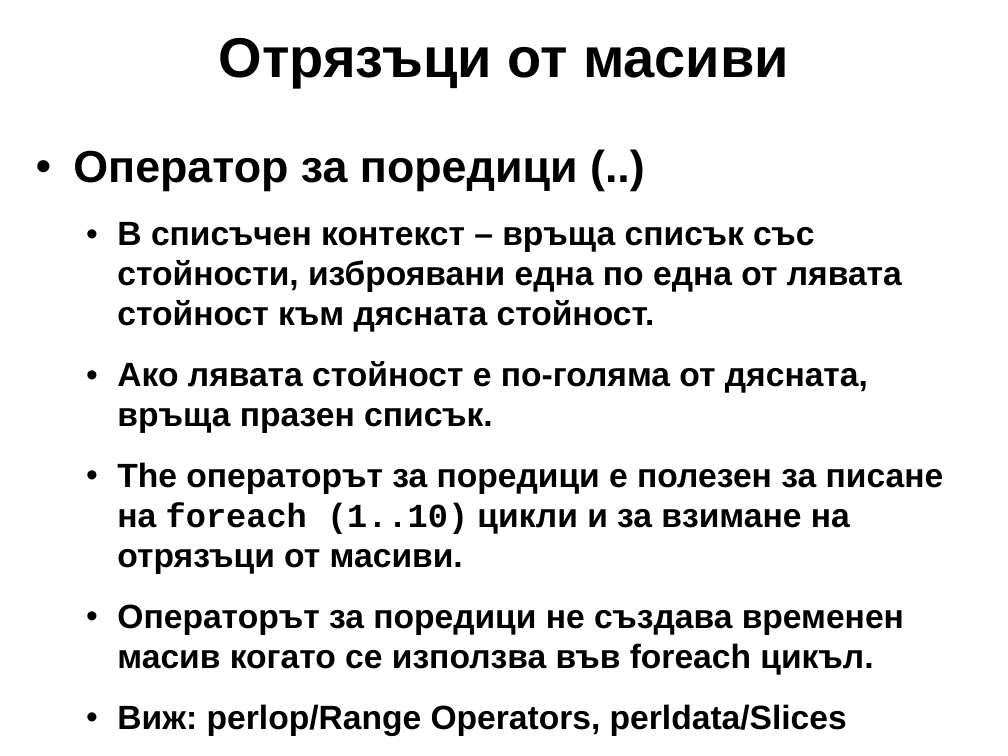
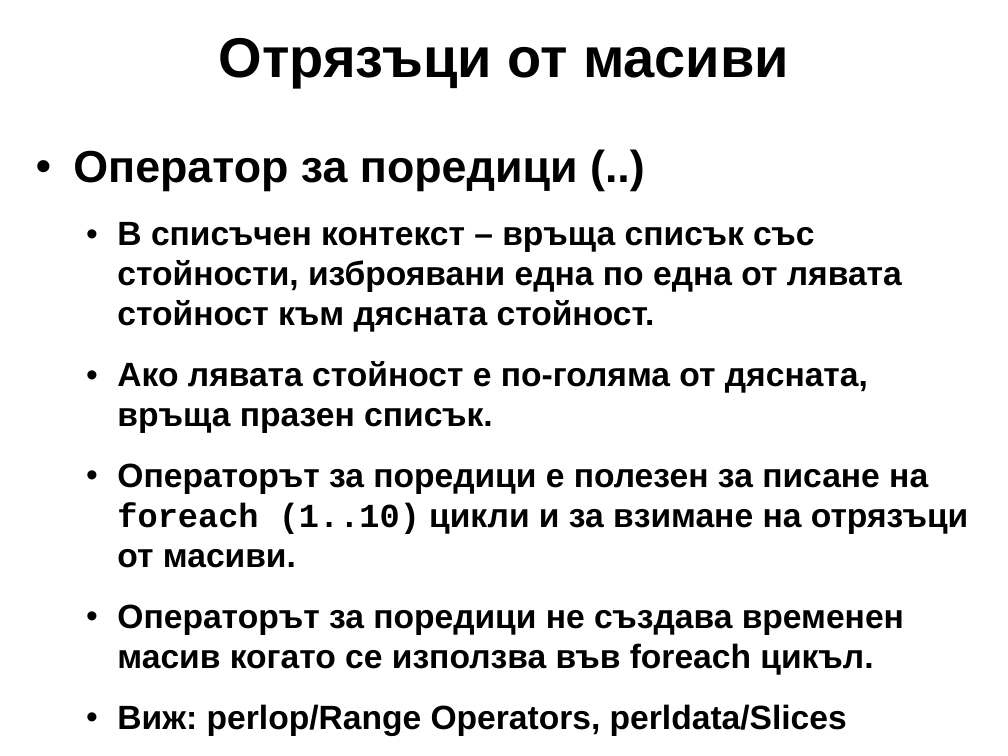
Before and after one commit to kberov/PerlProgrammingCourse, a slide deck: slide 23 of 03_list_and_arrays_bg.odp. Drawn at 1008x756 pixels with LibreOffice and Linux fonts; fonts in the diff are those of the drawing; background and template pictures are left out. Boxes give left, top, right and bottom in pixels: in the first picture for what was removed or moved away, otherwise in the second. Text is boxed around its words. In the diff, an @@ line names an element or a change of style, - is before the commit and + after.

```diff
--- a/03_list_and_arrays_bg.odp
+++ b/03_list_and_arrays_bg.odp
@@ text at (x1=117, y1=463, x2=968, y2=568): text changed @@
-  • The операторът за поредици е полезен за писане на foreach (1..10) цикли и за взимане на отрязъци от масиви.
+  • Операторът за поредици е полезен за писане на foreach (1..10) цикли и за взимане на отрязъци от масиви.
```
Also in this commit, not shown: 3 other files.
